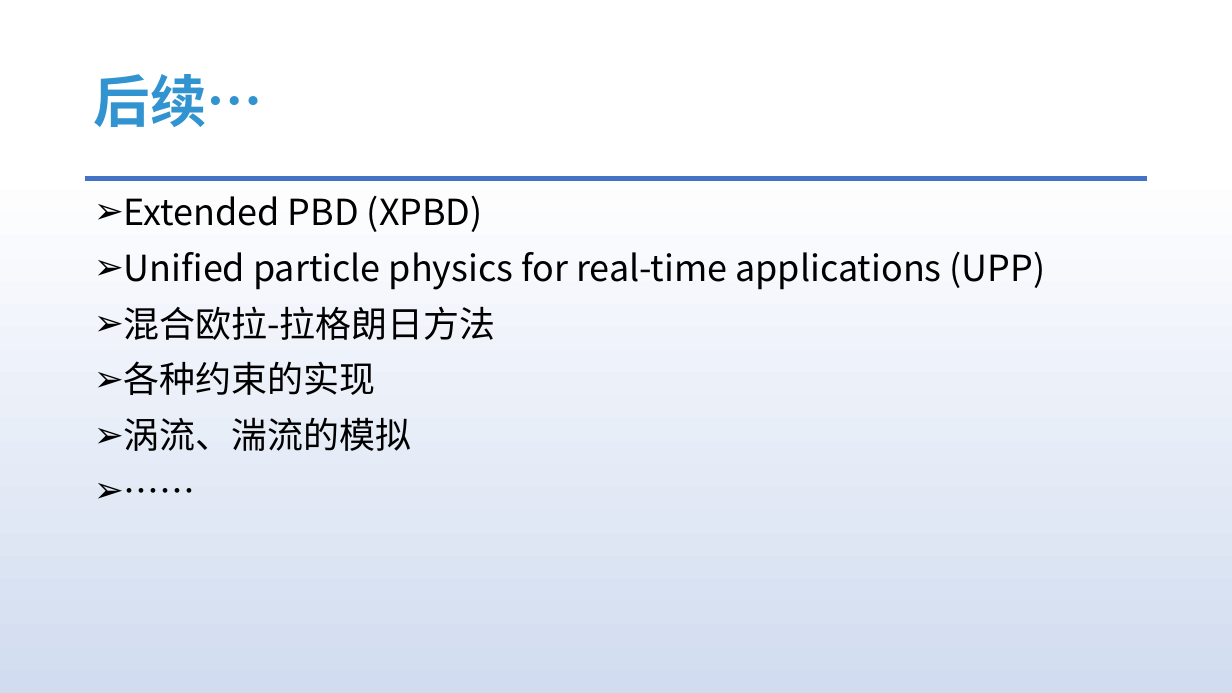
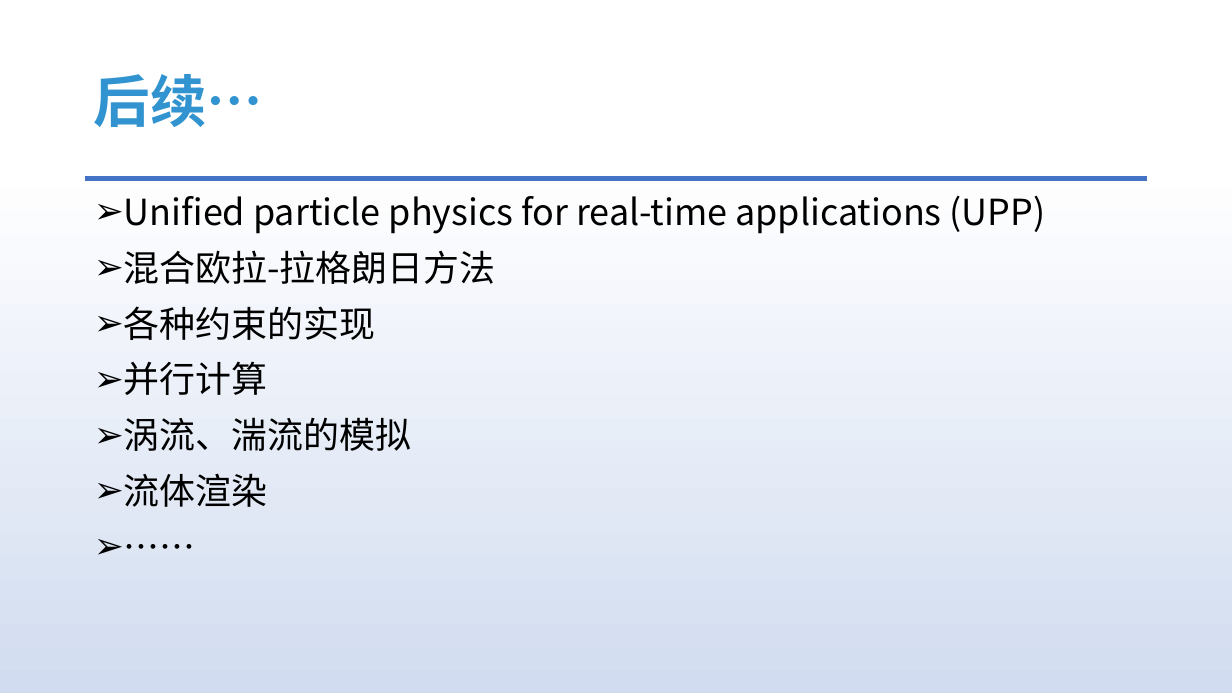
Before and after one commit to answerear/UnityFluid, a slide deck: slide 20 of doc/流体模拟入门分享-Part II.pptx. Drawn at 1232x693 pixels with LibreOffice and Linux fonts; fonts in the diff are those of the drawing. Boxes give left, top, right and bottom in pixels: in the first picture for what was removed or moved away, otherwise in the second. Text is boxed around its words. In the diff, an @@ line names an element or a change of style, - is before the commit and + after.

```diff
--- a/doc/流体模拟入门分享-Part II.pptx
+++ b/doc/流体模拟入门分享-Part II.pptx
@@ text at <box>124,195,483,232</box>: paragraph removed @@
-➢ Extended PBD (XPBD)
@@ text at <box>124,361,268,395</box>: paragraph added @@
+➢ 并行计算
@@ text at <box>124,473,268,507</box>: paragraph added @@
+➢ 流体渲染
```
Also in this commit, not shown: 7 other slides changed.
